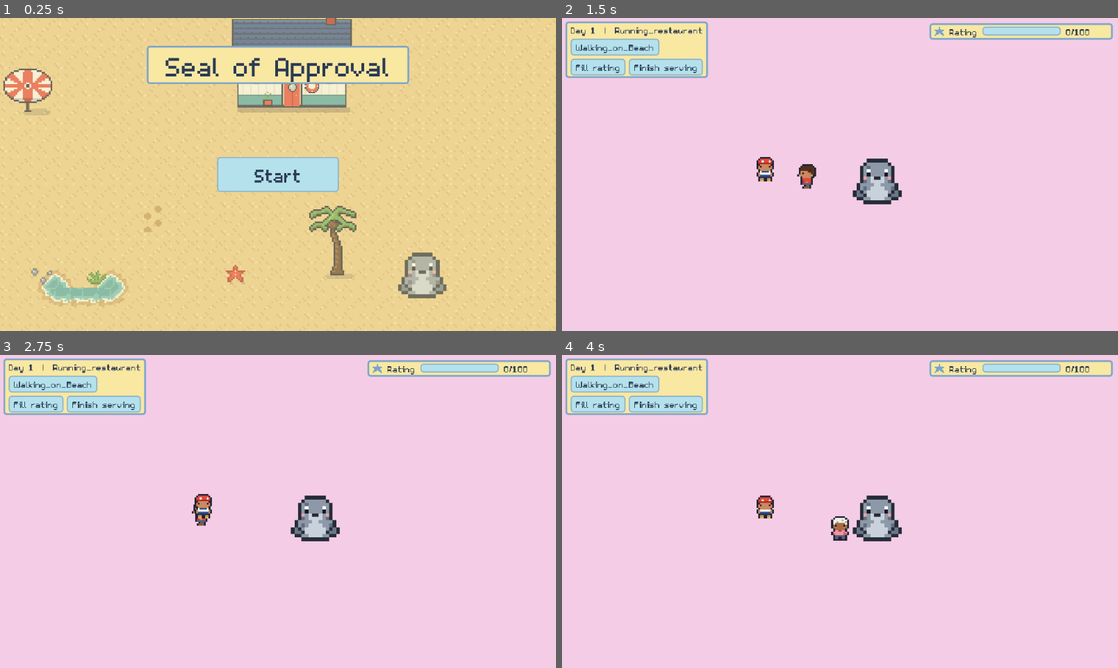
Above: before the commit, frames 1-4 (two rows, left to right).
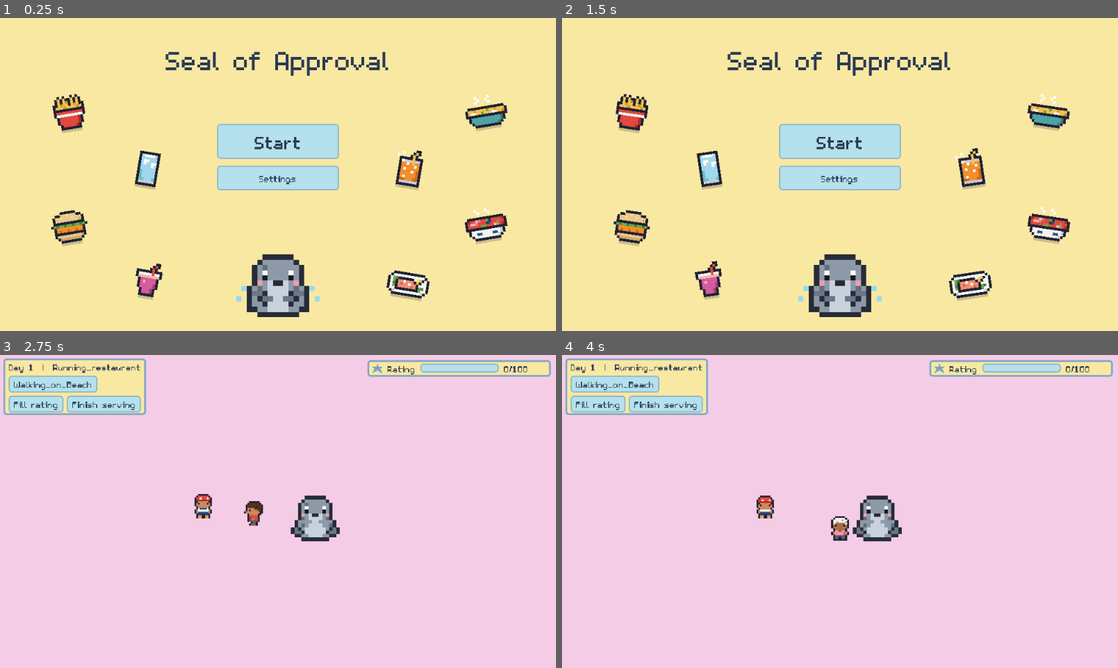
Above: after the commit, the same moments.

Repository: Virhamand/Seal-of-Approval
Game: Godot game, scene res://scenes/title.tscn
The game is run twice, just before and just after one commit, with the same random seed, the same clock (stepped at 60 frames per second) and the same inputs.
Inputs (mouse positions are in pixels of both pictures, inside the frame that each line leads up to):
- Up to frame 1 (0.25 s): no input
- Up to frame 2 (1.5 s): click (840, 177) at 0.5 s, where only the run after the commit has a clickable "Settings"; click (840, 212) at 1.25 s, where only the run after the commit has a clickable "Back"
- Up to frame 3 (2.75 s): click (278, 477) at 2 s, where only the run after the commit has a clickable "Start"
- Up to frame 4 (4 s): click "Walking_on_Beach" at 2.75 s; click "Running_restaurant" at 3.5 s

The runs differ from the first frame. In frame 1, 26% of the frame differs, in the area x 0-100%, y 0-100%; in frame 2, 98%; in frame 3, 0.3%; in frame 4, less than 0.1%.

Commit message:
Improve title screen and add settings button

Diff:
--- a/project.godot
+++ b/project.godot
@@ -19,6 +19,7 @@
 
 GameState="*res://scripts/game_state.gd"
 UiTheme="*res://scripts/ui_theme.gd"
+Settings="*res://scripts/settings.gd"
 SealCall="*res://scripts/seal_call.gd"
 
 [display]
--- a/scenes/new_recipe.tscn
+++ b/scenes/new_recipe.tscn
@@ -11,9 +11,9 @@
 anchor_top = 0.5
 anchor_right = 0.5
 anchor_bottom = 0.5
-offset_left = -233.5
+offset_left = -210.0
 offset_top = -113.5
-offset_right = 219.5
+offset_right = 210.0
 offset_bottom = 113.5
 grow_horizontal = 2
 grow_vertical = 2
--- a/scenes/title_screen.tscn
+++ b/scenes/title_screen.tscn
@@ -1,4 +1,6 @@
 [gd_scene format=3 uid="uid://b5pnrx1bu27dt"]
+
+[ext_resource type="PackedScene" uid="uid://wm82gd01mf0g" path="res://sprites/seal.tscn" id="1_fgkus"]
 
 [node name="TitleScreen" type="CanvasLayer" unique_id=262031101]
 
@@ -14,3 +16,22 @@
 offset_bottom = 180.0
 grow_horizontal = 2
 grow_vertical = 2
+
+[node name="CharacterBody2D" parent="." unique_id=2826275 instance=ExtResource("1_fgkus")]
+position = Vector2(541, 178)
+
+[node name="Button" type="Button" parent="." unique_id=1736435321]
+offset_left = 231.0
+offset_top = 225.0
+offset_right = 396.0
+offset_bottom = 274.0
+text = "Start"
+
+[node name="Label" type="Label" parent="." unique_id=747073376]
+offset_left = 202.0
+offset_top = 105.0
+offset_right = 441.0
+offset_bottom = 153.0
+theme_override_colors/font_color = Color(0.0026177876, 0.0026177883, 0.0026177873, 1)
+text = "SEAL OF APPROVAL"
+horizontal_alignment = 1
--- a/scripts/game.gd
+++ b/scripts/game.gd
@@ -226,6 +226,7 @@
 
 # ---------------------------------------------------------------- sounds
 func _build_sounds() -> void:
+	sfx_player.bus = Settings.SFX_BUS
 	add_child(sfx_player)
 
 
--- a/scripts/seal_call.gd
+++ b/scripts/seal_call.gd
@@ -35,7 +35,7 @@
 	var idx := AudioServer.bus_count
 	AudioServer.add_bus(idx)
 	AudioServer.set_bus_name(idx, BUS)
-	AudioServer.set_bus_send(idx, "Master")
+	AudioServer.set_bus_send(idx, Settings.SFX_BUS)   # follows the Sound Effects volume
 	AudioServer.add_bus_effect(idx, _filter)
 
 	var looped: AudioStreamMP3 = SOUND.duplicate()
@@ -47,11 +47,13 @@
 	var once: AudioStreamMP3 = SOUND.duplicate()
 	once.loop = false
 	wah_player.stream = once
+	wah_player.bus = Settings.SFX_BUS
 	add_child(wah_player)
 
 	var slap: AudioStreamMP3 = BELLY_SLAP.duplicate()
 	slap.loop = true
 	slap_player.stream = slap
+	slap_player.bus = Settings.SFX_BUS
 	add_child(slap_player)
 
 
--- /dev/null
+++ b/scripts/settings.gd
@@ -0,0 +1,61 @@
+extends Node
+## Volume settings (autoload: Settings).
+##
+## Adds two audio buses that feed Master: "Music" and "SFX". Put music players
+## on bus "Music" and sound effects on bus "SFX" (Settings.MUSIC_BUS / SFX_BUS).
+## Volumes go from 0 to 1 and are saved to user://settings.cfg.
+
+const MUSIC_BUS := "Music"
+const SFX_BUS := "SFX"
+const SAVE_PATH := "user://settings.cfg"
+
+var music_volume := 1.0
+var sfx_volume := 1.0
+
+
+func _ready() -> void:
+	for b in [MUSIC_BUS, SFX_BUS]:
+		if AudioServer.get_bus_index(b) == -1:
+			var i := AudioServer.bus_count
+			AudioServer.add_bus(i)
+			AudioServer.set_bus_name(i, b)
+			AudioServer.set_bus_send(i, "Master")
+	_load()
+	_apply()
+
+
+func set_music_volume(v: float) -> void:
+	music_volume = clampf(v, 0.0, 1.0)
+	_apply()
+	_save()
+
+
+func set_sfx_volume(v: float) -> void:
+	sfx_volume = clampf(v, 0.0, 1.0)
+	_apply()
+	_save()
+
+
+func _apply() -> void:
+	_set_bus(MUSIC_BUS, music_volume)
+	_set_bus(SFX_BUS, sfx_volume)
+
+
+func _set_bus(bus: String, v: float) -> void:
+	var i := AudioServer.get_bus_index(bus)
+	AudioServer.set_bus_volume_db(i, linear_to_db(maxf(v, 0.0001)))
+	AudioServer.set_bus_mute(i, v <= 0.0)
+
+
+func _load() -> void:
+	var cfg := ConfigFile.new()
+	if cfg.load(SAVE_PATH) == OK:
+		music_volume = clampf(cfg.get_value("audio", "music", 1.0), 0.0, 1.0)
+		sfx_volume = clampf(cfg.get_value("audio", "sfx", 1.0), 0.0, 1.0)
+
+
+func _save() -> void:
+	var cfg := ConfigFile.new()
+	cfg.set_value("audio", "music", music_volume)
+	cfg.set_value("audio", "sfx", sfx_volume)
+	cfg.save(SAVE_PATH)
--- /dev/null
+++ b/scripts/settings_menu.gd
@@ -0,0 +1,84 @@
+extends Control
+## Settings pop-up with Music and Sound Effects volume sliders.
+## Add it to a CanvasLayer; it fills the screen and emits `closed` on Back / Esc.
+
+signal closed
+
+var music_slider: HSlider
+var sfx_slider: HSlider
+var back_button: Button
+
+
+func _ready() -> void:
+	theme = UiTheme.theme
+	set_anchors_and_offsets_preset(Control.PRESET_FULL_RECT)
+	var dim := ColorRect.new()
+	dim.color = Color(UiTheme.text, 0.45)
+	dim.set_anchors_and_offsets_preset(Control.PRESET_FULL_RECT)
+	add_child(dim)
+	var center := CenterContainer.new()
+	center.set_anchors_and_offsets_preset(Control.PRESET_FULL_RECT)
+	add_child(center)
+	var panel := PanelContainer.new()
+	panel.custom_minimum_size = Vector2(300, 0)
+	center.add_child(panel)
+	var pad := MarginContainer.new()
+	for side in ["left", "right", "top", "bottom"]:
+		pad.add_theme_constant_override("margin_" + side, 12)
+	panel.add_child(pad)
+	var box := VBoxContainer.new()
+	box.add_theme_constant_override("separation", 10)
+	pad.add_child(box)
+	var title := Label.new()
+	title.text = "Settings"
+	title.add_theme_font_size_override("font_size", UiTheme.title_font_size)
+	title.horizontal_alignment = HORIZONTAL_ALIGNMENT_CENTER
+	box.add_child(title)
+	music_slider = _slider_row(box, "Music", Settings.music_volume, Settings.set_music_volume)
+	sfx_slider = _slider_row(box, "Sound Effects", Settings.sfx_volume, Settings.set_sfx_volume)
+	back_button = Button.new()
+	back_button.text = "Back"
+	back_button.custom_minimum_size = Vector2(100, 0)
+	back_button.size_flags_horizontal = Control.SIZE_SHRINK_CENTER
+	back_button.pressed.connect(close)
+	box.add_child(back_button)
+	music_slider.grab_focus()
+
+
+## "Label  [-----o----]  80%" row. Returns the slider.
+func _slider_row(parent: Control, text: String, value: float, on_change: Callable) -> HSlider:
+	var row := HBoxContainer.new()
+	row.add_theme_constant_override("separation", 8)
+	parent.add_child(row)
+	var label := Label.new()
+	label.text = text
+	label.custom_minimum_size.x = 100
+	row.add_child(label)
+	var slider := HSlider.new()
+	slider.min_value = 0
+	slider.max_value = 100
+	slider.step = 5
+	slider.value = round(value * 100)
+	slider.size_flags_horizontal = Control.SIZE_EXPAND_FILL
+	slider.size_flags_vertical = Control.SIZE_SHRINK_CENTER
+	row.add_child(slider)
+	var pct := Label.new()
+	pct.custom_minimum_size.x = 40
+	pct.horizontal_alignment = HORIZONTAL_ALIGNMENT_RIGHT
+	pct.text = "%d%%" % slider.value
+	row.add_child(pct)
+	slider.value_changed.connect(func(v: float):
+		pct.text = "%d%%" % v
+		on_change.call(v / 100.0))
+	return slider
+
+
+func _unhandled_input(event: InputEvent) -> void:
+	if event.is_action_pressed("ui_cancel"):
+		get_viewport().set_input_as_handled()
+		close()
+
+
+func close() -> void:
+	closed.emit()
+	queue_free()
--- a/scripts/title.gd
+++ b/scripts/title.gd
@@ -1,86 +1,125 @@
 extends Node2D
-## Title screen: the beach in the background, the game's name at the top and
-## a Start button in the middle. Start begins a new game on day 1.
+## Title screen: solid palette background, the game's name at the top, Start and
+## Settings buttons in the middle, the seal slapping its belly below them and the
+## menu's food rocking left and right on both sides.
 
 const GAME_SCENE := "res://scenes/game.tscn"
-const BEACH := preload("res://scenes/main.tscn")
 const SEAL := preload("res://sprites/seal.tscn")
+const SETTINGS_MENU := preload("res://scripts/settings_menu.gd")
 
-## Where the camera looks on the beach (the restaurant and the shore).
-@export var view_center := Vector2(528, 190)
+## The seal is drawn at this scale on the title screen only.
+@export var seal_scale := 6.0
+## Where the seal stands (screen pixels, 640x360 view).
+@export var seal_position := Vector2(320, 296)
+
+## Food icons: drawn at this scale, rocking this many degrees each way, one swing per `food_swing_time` seconds.
+@export var food_scale := 3.0
+@export var food_angle := 12.0
+@export var food_swing_time := 1.2
+## Where each food sits (screen pixels), in GameState.RECIPE_ICONS order.
+@export var food_positions: Array[Vector2] = [
+	Vector2(80, 110), Vector2(170, 175), Vector2(80, 240), Vector2(170, 305),
+	Vector2(560, 110), Vector2(470, 175), Vector2(560, 240), Vector2(470, 305),
+]
 
 var start_button: Button
+var settings_button: Button
+var seal: CharacterBody2D
+var _ui: CanvasLayer
+var _settings: Control
 
 
 func _ready() -> void:
-	_build_backdrop()
+	# solid background behind everything
+	var bg_layer := CanvasLayer.new()
+	bg_layer.layer = -1
+	add_child(bg_layer)
+	var bg := ColorRect.new()
+	bg.color = UiTheme.background
+	bg.set_anchors_and_offsets_preset(Control.PRESET_FULL_RECT)
+	bg_layer.add_child(bg)
+
+	seal = SEAL.instantiate()
+	seal.can_move = false
+	seal.auto_animate = false
+	seal.scale = Vector2(seal_scale, seal_scale)
+	seal.position = seal_position
+	add_child(seal)
+	seal.sprite.play("belly_slap")
+
+	_build_food()
 	_build_ui()
 
 
-## The beach scenery only (its gameplay script is removed so nothing runs).
-func _build_backdrop() -> void:
-	var beach := BEACH.instantiate()
-	beach.set_script(null)
-	add_child(beach)
-	var seal := SEAL.instantiate()
-	seal.can_move = false
-	seal.position = view_center + Vector2(150, 110)
-	beach.add_child(seal)
-	seal.face("down")
-	var camera := Camera2D.new()
-	camera.position = view_center
-	# stay inside the beach map
-	var ground: TileMapLayer = beach.get_node("Ground")
-	var r := ground.get_used_rect()
-	var cell := Vector2(ground.tile_set.tile_size) * ground.scale
-	camera.limit_left = int(r.position.x * cell.x)
-	camera.limit_top = int(r.position.y * cell.y)
-	camera.limit_right = int(r.end.x * cell.x)
-	camera.limit_bottom = int(r.end.y * cell.y)
-	add_child(camera)
-	camera.make_current()
+## The menu items, each rocking left and right (alternate ones start the other way).
+func _build_food() -> void:
+	var names: Array = GameState.RECIPE_ICONS.keys()
+	for i in mini(names.size(), food_positions.size()):
+		var food := Sprite2D.new()
+		food.texture = GameState.recipe_icon(names[i])
+		food.texture_filter = CanvasItem.TEXTURE_FILTER_NEAREST
+		food.scale = Vector2(food_scale, food_scale)
+		food.position = food_positions[i]
+		add_child(food)
+		var dir := 1.0 if i % 2 == 0 else -1.0
+		food.rotation_degrees = -food_angle * dir
+		var rock := create_tween().set_loops()
+		rock.tween_property(food, "rotation_degrees", food_angle * dir, food_swing_time) \
+				.set_trans(Tween.TRANS_SINE).set_ease(Tween.EASE_IN_OUT)
+		rock.tween_property(food, "rotation_degrees", -food_angle * dir, food_swing_time) \
+				.set_trans(Tween.TRANS_SINE).set_ease(Tween.EASE_IN_OUT)
 
 
 func _build_ui() -> void:
-	var layer := CanvasLayer.new()
-	add_child(layer)
+	_ui = CanvasLayer.new()
+	add_child(_ui)
 	var root := Control.new()
 	root.theme = UiTheme.theme
 	root.set_anchors_and_offsets_preset(Control.PRESET_FULL_RECT)
-	layer.add_child(root)
-	var dim := ColorRect.new()
-	dim.color = Color(UiTheme.background, 0.35)
-	dim.mouse_filter = Control.MOUSE_FILTER_IGNORE
-	dim.set_anchors_and_offsets_preset(Control.PRESET_FULL_RECT)
-	root.add_child(dim)
+	root.mouse_filter = Control.MOUSE_FILTER_IGNORE
+	_ui.add_child(root)
 
-	# big title on a banner, centred at the top
-	var banner := PanelContainer.new()
-	banner.set_anchors_and_offsets_preset(Control.PRESET_CENTER_TOP)
-	banner.grow_horizontal = Control.GROW_DIRECTION_BOTH
-	banner.offset_top = 32
-	root.add_child(banner)
-	var pad := MarginContainer.new()
-	for side in ["left", "right"]:
-		pad.add_theme_constant_override("margin_" + side, 16)
-	banner.add_child(pad)
+	# big title, centred at the top
 	var title := Label.new()
 	title.text = "Seal of Approval"
 	title.add_theme_font_size_override("font_size", 48)
 	title.horizontal_alignment = HORIZONTAL_ALIGNMENT_CENTER
-	pad.add_child(title)
+	title.set_anchors_and_offsets_preset(Control.PRESET_CENTER_TOP)
+	title.grow_horizontal = Control.GROW_DIRECTION_BOTH
+	title.offset_top = 28
+	root.add_child(title)
 
-	# Start button in the middle
+	# Start (and Settings under it) in the middle
 	var center := CenterContainer.new()
 	center.set_anchors_and_offsets_preset(Control.PRESET_FULL_RECT)
+	center.offset_bottom = -40   # keep the buttons clear of the seal
+	center.mouse_filter = Control.MOUSE_FILTER_IGNORE
 	root.add_child(center)
+	var buttons := VBoxContainer.new()
+	buttons.add_theme_constant_override("separation", 8)
+	center.add_child(buttons)
 	start_button = Button.new()
 	start_button.text = "Start"
 	start_button.add_theme_font_size_override("font_size", UiTheme.title_font_size)
 	start_button.custom_minimum_size = Vector2(140, 40)
 	start_button.pressed.connect(start_game)
-	center.add_child(start_button)
-	start_button.grab_focus()   # Enter / Space also start
+	buttons.add_child(start_button)
+	settings_button = Button.new()
+	settings_button.text = "Settings"
+	settings_button.custom_minimum_size = Vector2(140, 28)
+	settings_button.pressed.connect(open_settings)
+	buttons.add_child(settings_button)
+	start_button.grab_focus()   # Enter / Space start; arrow keys move between buttons
+
+
+func open_settings() -> void:
+	if _settings:
+		return
+	_settings = SETTINGS_MENU.new()
+	_settings.closed.connect(func():
+		_settings = null
+		settings_button.grab_focus())
+	_ui.add_child(_settings)
 
 
 func start_game() -> void:
--- a/scripts/ui_theme.gd
+++ b/scripts/ui_theme.gd
@@ -61,7 +61,28 @@
 	t.set_stylebox("fill", "ProgressBar", box(border, border, 0))
 	t.set_color("font_color", "ProgressBar", text)
 
+	# volume sliders: track like a progress bar, a small square grabber
+	var track := box(surface, border, 1)
+	track.content_margin_top = 4
+	track.content_margin_bottom = 4
+	t.set_stylebox("slider", "HSlider", track)
+	var filled := box(border, border, 0)
+	filled.content_margin_top = 4
+	filled.content_margin_bottom = 4
+	t.set_stylebox("grabber_area", "HSlider", filled)
+	t.set_stylebox("grabber_area_highlight", "HSlider", filled)
+	t.set_icon("grabber", "HSlider", _grabber(background))
+	t.set_icon("grabber_highlight", "HSlider", _grabber(accent))
+
 	theme = t
+
+
+## 10x16 slider handle: `fill` with a border-coloured outline.
+func _grabber(fill: Color) -> Texture2D:
+	var img := Image.create(10, 16, false, Image.FORMAT_RGBA8)
+	img.fill(border)
+	img.fill_rect(Rect2i(1, 1, 8, 14), fill)
+	return ImageTexture.create_from_image(img)
 
 
 func box(bg: Color, edge: Color, width: int) -> StyleBoxFlat:
Not shown, added: scripts/settings.gd.uid
Not shown, added: scripts/settings_menu.gd.uid
Not shown, added: scripts/title.gd.uid
Not shown, added: sprites/sprite_sheets/rosette.png.import
